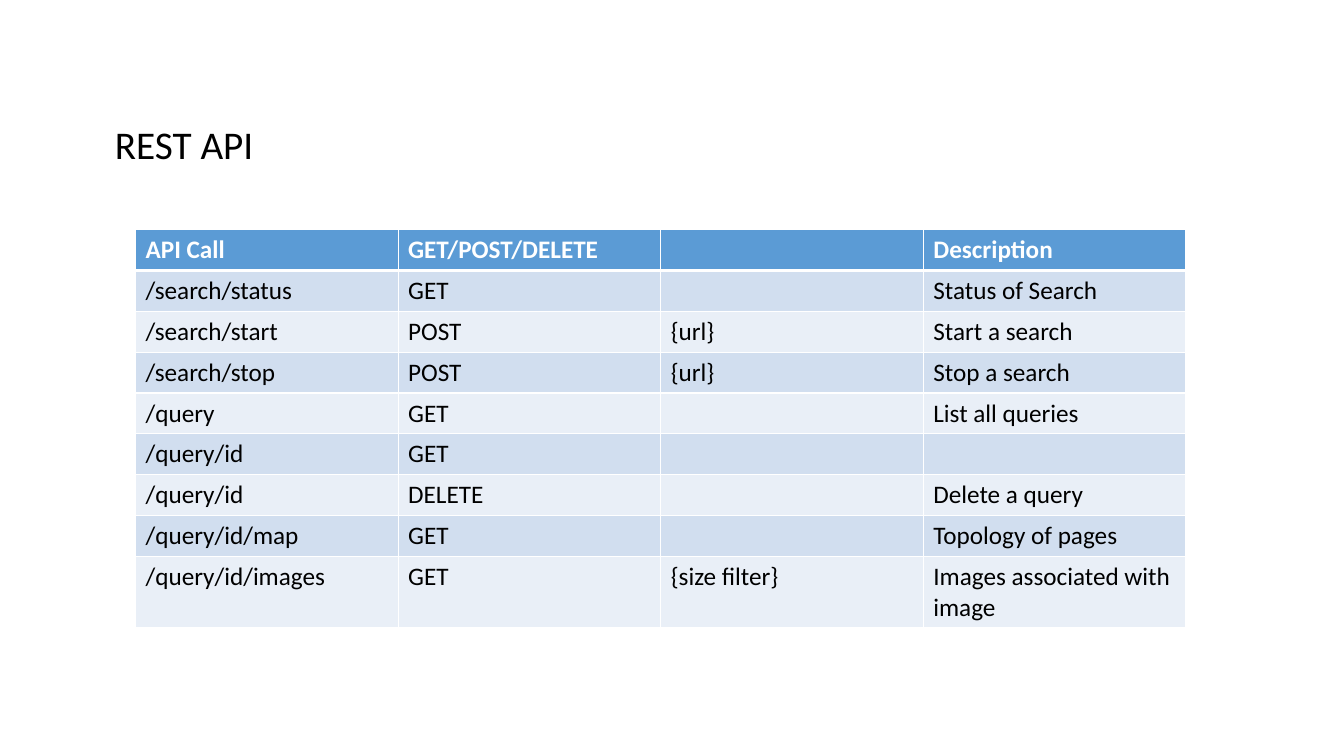
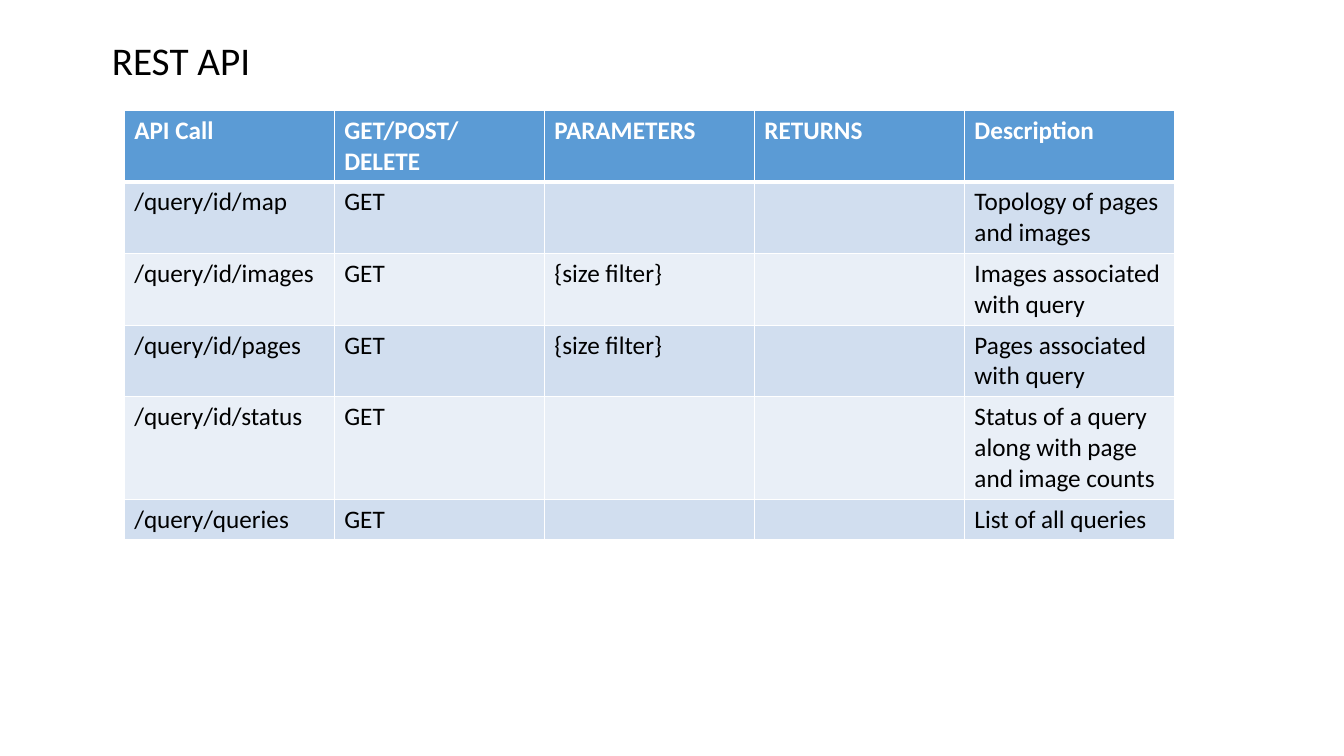
Before and after one commit to datim/squid, a slide deck: slide 18 of docs/design.pptx (slide 16 before the commit). Drawn at 1344x756 pixels with LibreOffice and Linux fonts; fonts in the diff are those of the drawing. Boxes give left, top, right and bottom in pixels: in the first picture for what was removed or moved away, otherwise in the second. Text is boxed around its words. In the diff, an @@ line names an element or a change of style, - is before the commit and + after.

Commit message:
Add search for images, job status management checks and APIIs, and query management APIs

```diff
--- a/docs/design.pptx
+++ b/docs/design.pptx
@@ text "REST API": place and size @@
-text "REST API" at (115, 133, 254, 160)
+text "REST API" at (112, 49, 250, 76)
@@ table at (124, 110, 1173, 536) @@
-API Call | GET/POST/DELETE |  | Description
-/search/status | GET |  | Status of Search
-/search/start | POST | {url} | Start a search
-/search/stop | POST | {url} | Stop a search
-/query | GET |  | List all queries
-/query/id | GET |  | 
-/query/id | DELETE |  | Delete a query
-/query/id/map | GET |  | Topology of pages
-/query/id/images | GET | {size filter} | Images associated with image
+API Call | GET/POST/DELETE | PARAMETERS | RETURNS | Description
+/query/id/map | GET |  |  | Topology of pages and images
+/query/id/images | GET | {size filter} |  | Images associated with query
+/query/id/pages | GET | {size filter} |  | Pages associated with query
+/query/id/status | GET |  |  | Status of a query along with page and image counts
+/query/queries | GET |  |  | List of all queries
@@ table: place and size @@
-table at (135, 230, 1188, 627)
+table at (124, 110, 1173, 536)
```
Also in this commit, not shown: 8 other slides changed, 4 slides added, 31 other files.
